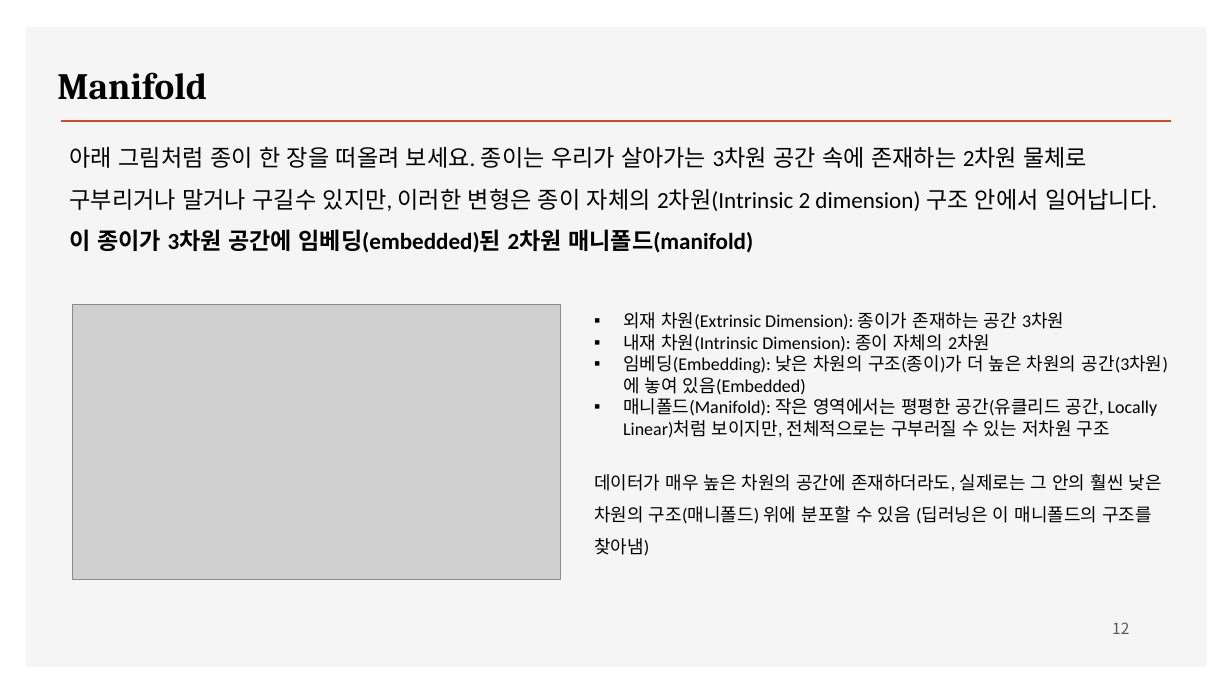
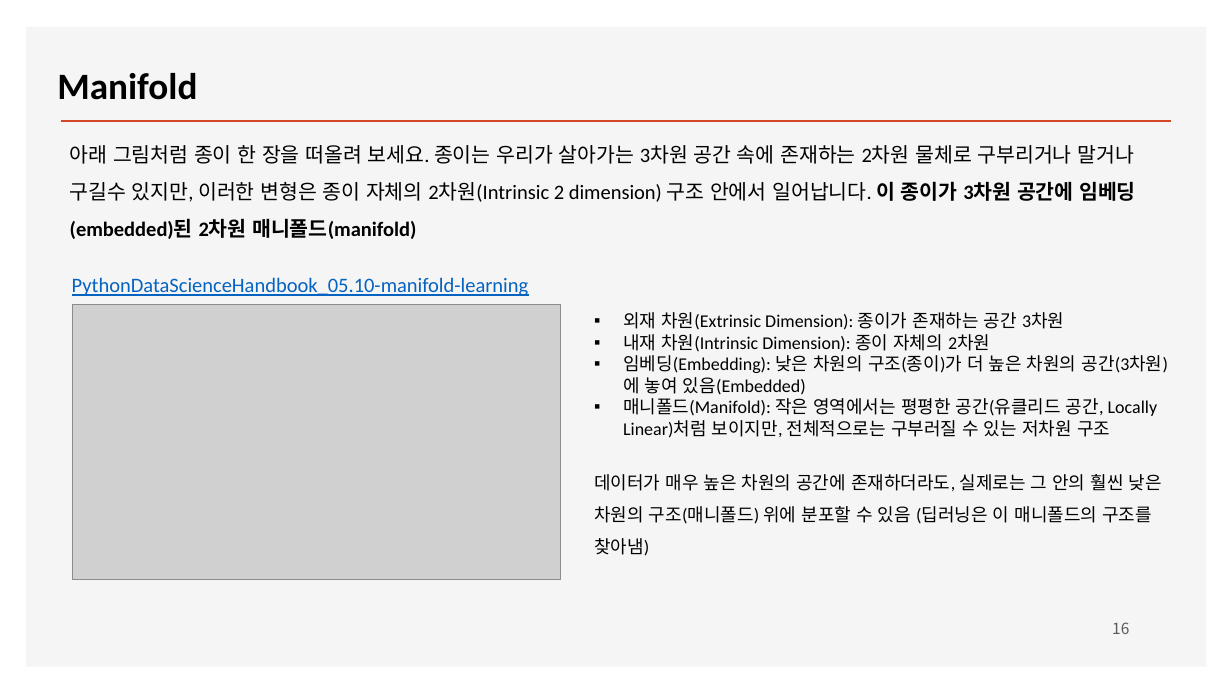
Before and after one commit to ancestor9/2026_Fall_Deep-Learning-with-Python, a slide deck: slide 16 of Chapter 05 Fundamentals of machine learning.pptx (slide 12 before the commit). Drawn at 1232x693 pixels with LibreOffice and Linux fonts; fonts in the diff are those of the drawing; grey boxes stand for pictures; background and template pictures are left out. Boxes give left, top, right and bottom in pixels: in the first picture for what was removed or moved away, otherwise in the second. Text is boxed around its words. In the diff, an @@ line names an element or a change of style, - is before the commit and + after.

```diff
--- a/Chapter 05 Fundamentals of machine learning.pptx
+++ b/Chapter 05 Fundamentals of machine learning.pptx
@@ text "Manifold" at (57, 73, 197, 100): font Cambria to Calibri @@
@@ text "아래 그림처럼 종이 한 장을 ..." at (70, 145, 1136, 239): size 18 to 16 pt @@
@@ text added at (72, 277, 529, 296), 16 pt, text #0563C1, underline @@
+PythonDataScienceHandbook_05.10-manifold-learning
@@ page number at (1112, 622, 1129, 634): text changed @@
-12
+16
```
Also in this commit, not shown: 13 other slides changed, 13 slides added, 1 slide removed.
